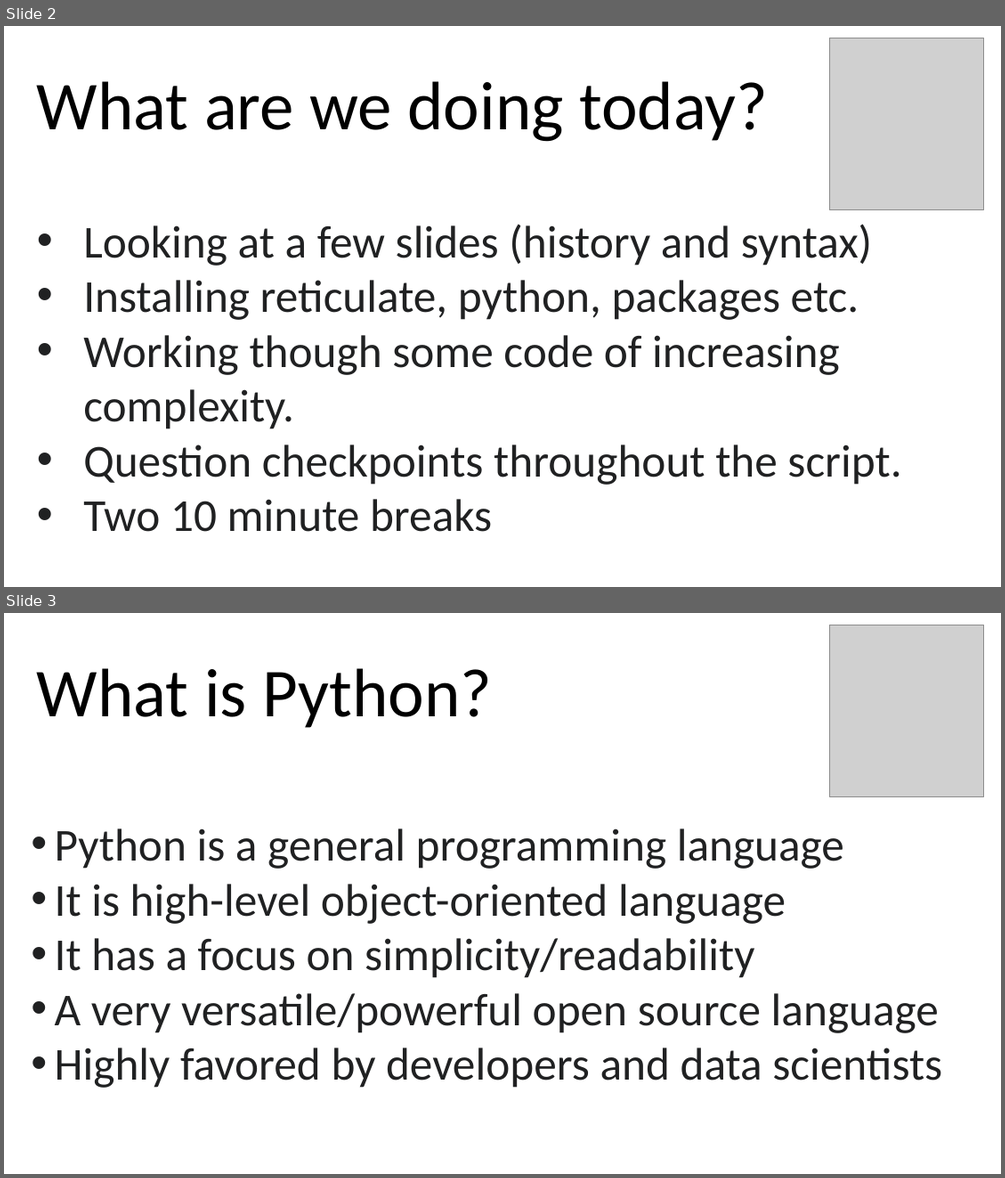
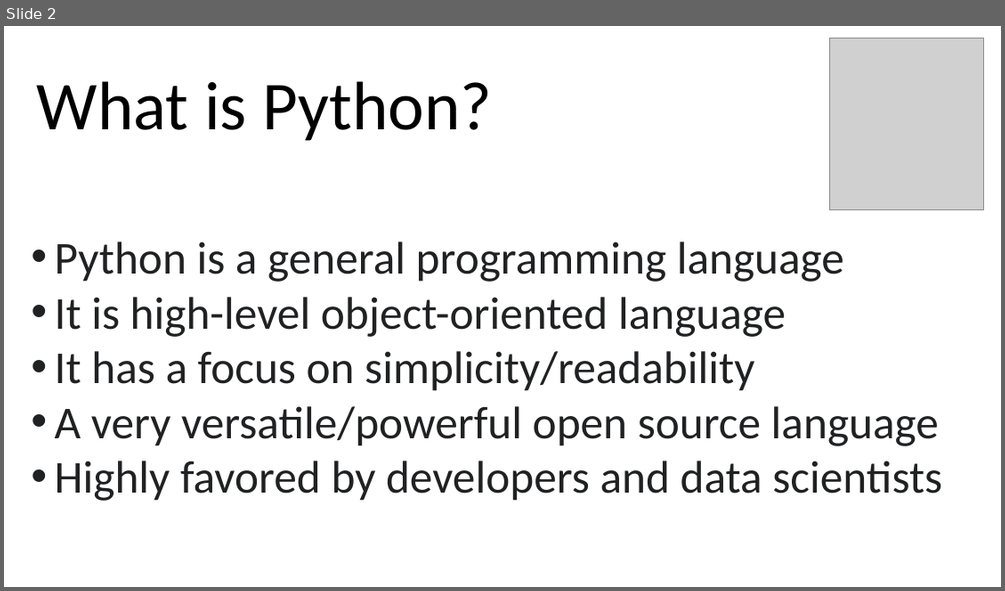
Before and after one commit to alexburn17/BIOL6100, a slide deck: python_bootcamp/ Python101.pptx. Shown one above the other, each under a label of ours: slides 2 and 3 before the commit, slide 2 after it. The pictures are 1005x1178 and 1005x591 pixels, drawn with LibreOffice and Linux fonts; fonts in the diff are those of the drawing; grey boxes stand for pictures. Boxes give left, top, right and bottom in pixels: in the first picture for what was removed or moved away, otherwise in the second. Text is boxed around its words. In the diff, an @@ line names an element or a change of style, - is before the commit and + after.

```diff
--- a/python_bootcamp/ Python101.pptx
+++ b/python_bootcamp/ Python101.pptx
@@ slide 2 removed at box(4, 26, 1001, 587), background #FFFFFF @@
@@ picture removed at box(830, 38, 984, 209) @@
@@ title removed at box(37, 81, 768, 142) @@
-What are we doing today?
@@ text removed at box(83, 224, 901, 532) @@
-• Looking at a few slides (history and syntax)
-• Installing reticulate, python, packages etc.
-• Working though some code of increasing complexity.
-• Question checkpoints throughout the script.
-• Two 10 minute breaks
@@ what was slide 3 is now slide 2 @@
```
Also in this commit, not shown: 3 slides changed, 3 slides added, 1 other slide removed, 8 other files.
